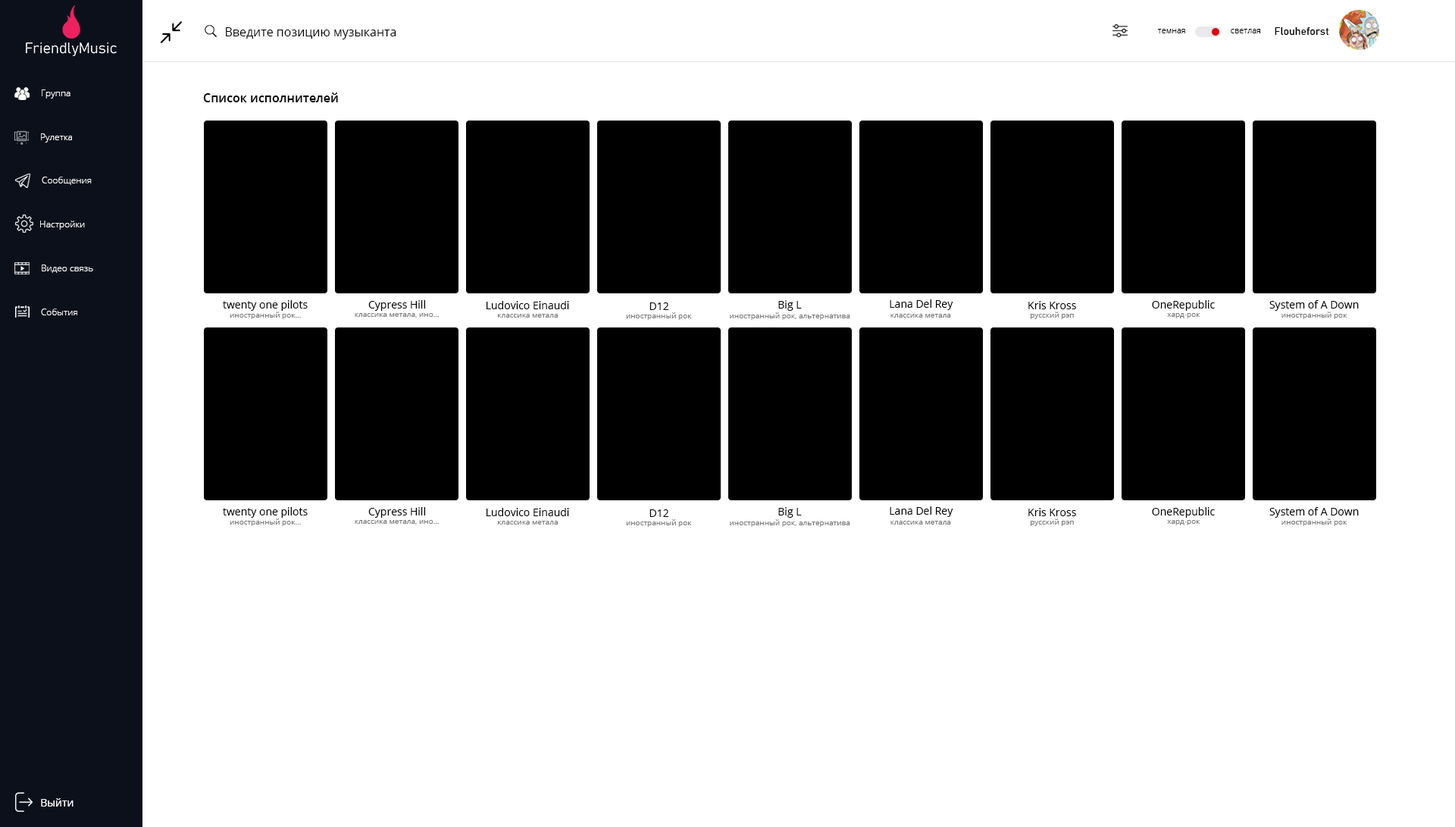
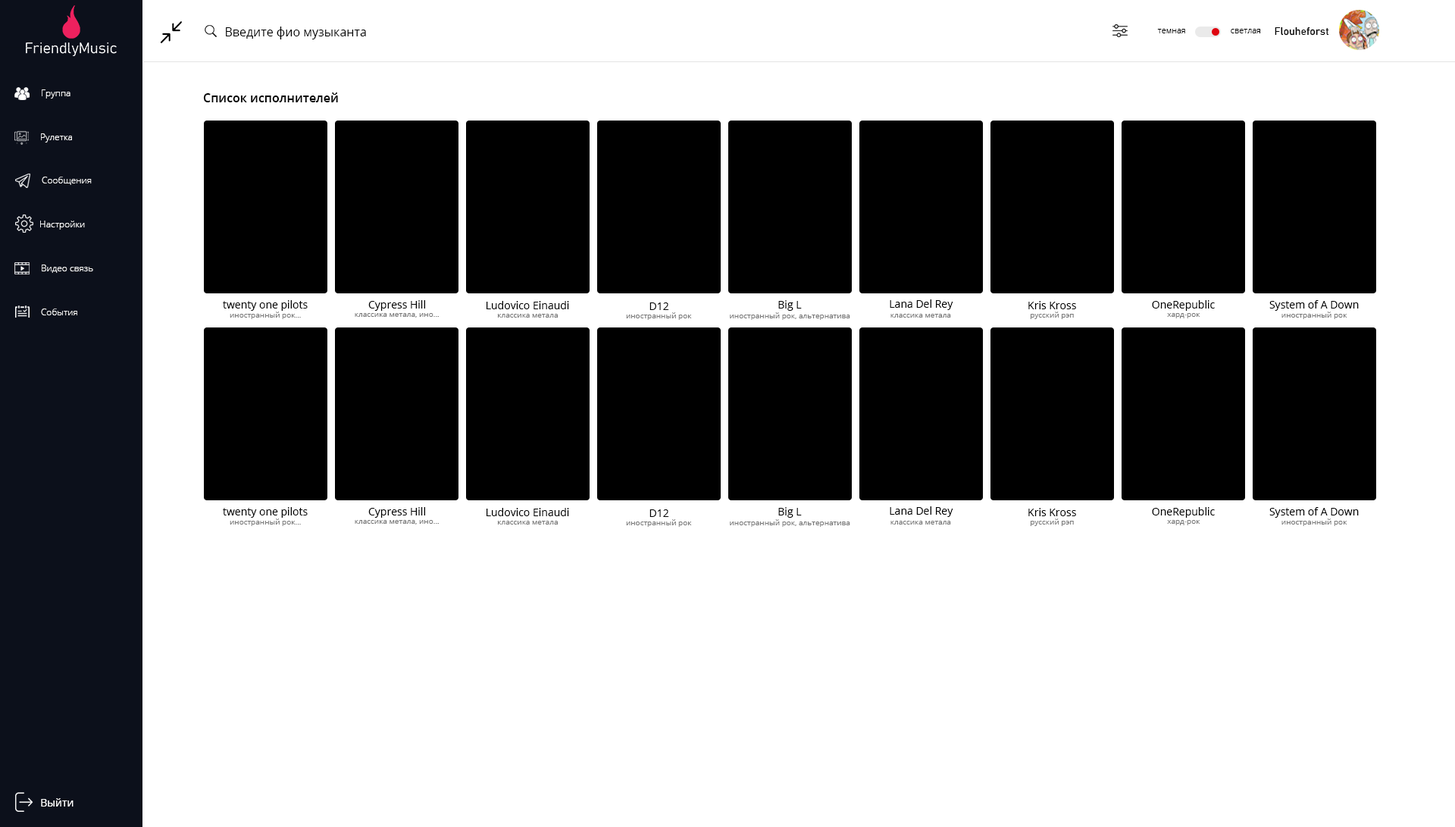
Revision of a layered w=1455, h=827 image; what changed, layer by layer:
renamed "Введите позицию музыканта" to "Введите фио музыканта", painted on it over [276, 26, 397, 40]
